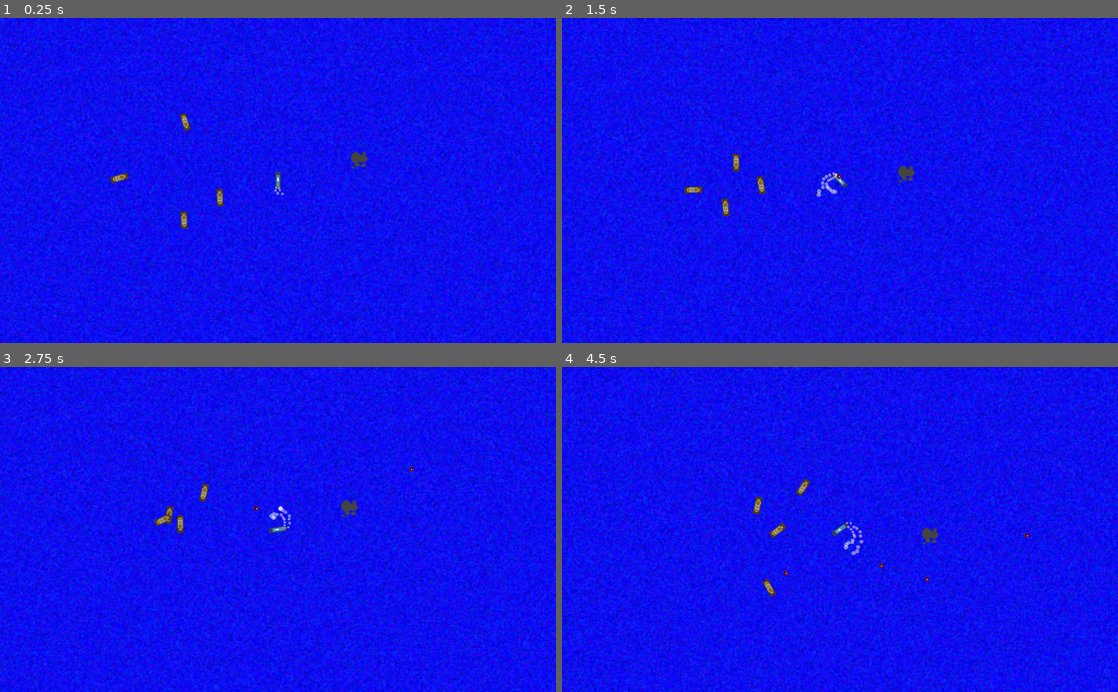
Above: before the commit, frames 1-4 (two rows, left to right).
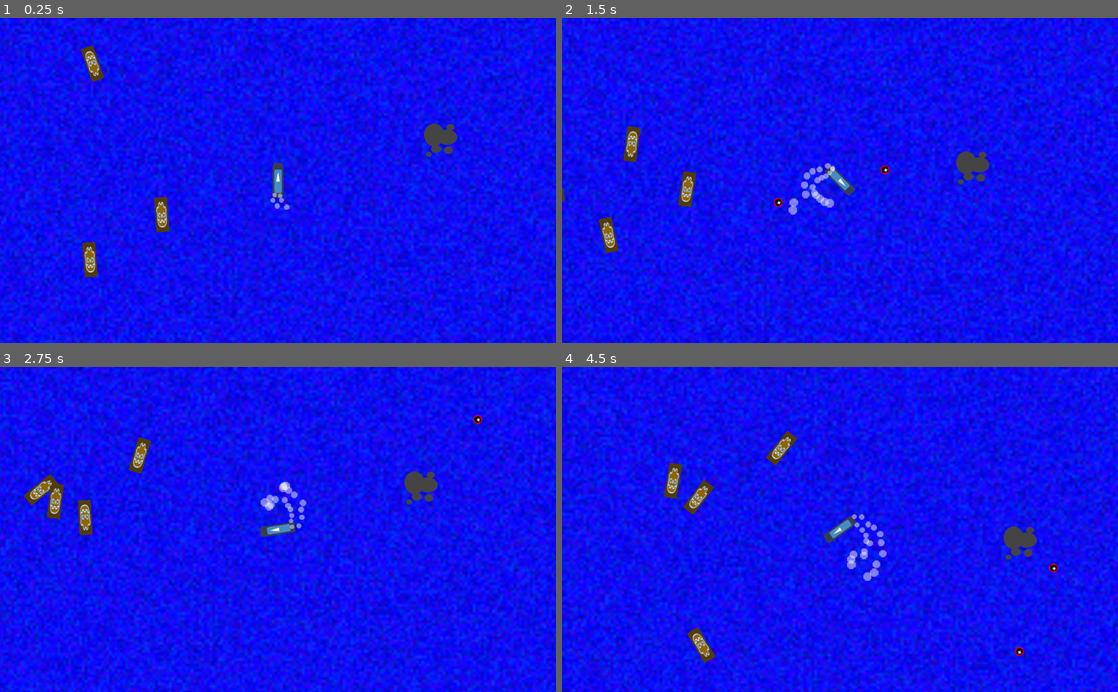
Above: after the commit, the same moments.

Repository: HedgeLizards/grappling
Game: Godot game, scene res://scenes/Main.tscn
Same seed, same stepped clock (60 frames per second), same inputs: the game is played once before the commit and once after it. The engine's default icon, where the game draws it, is replaced by a stand-in: a white triangle on a blue panel in a dark square.
Inputs:
- Up to frame 1 (0.25 s): no input
- Up to frame 2 (1.5 s): hold D (right) 0.53-1.28 s; tap H (hunt) at 0.6, 1.35 s; hold Down (backwards) from 1.28 s (still down)
- Up to frame 3 (2.75 s): release Down (backwards) at 2.03 s; hold D (right) from 2.03 s (still down); tap I (idle) at 2.1 s; tap H (hunt) at 2.3 s
- Up to frame 4 (4.5 s): tap H (hunt) at 2.85, 3.6 s; release D (right) at 3.53 s; hold A (left) from 3.53 s (still down); tap I (idle) at 4.35 s

The runs differ from the first frame. In frame 1, 36% of the frame differs, in the area x 0-100%, y 0-100%; in frame 2, 36%; in frame 3, 36%; in frame 4, 36%.

Commit message:
ramming ships

Diff:
--- a/scenes/Main.tscn
+++ b/scenes/Main.tscn
@@ -21,7 +21,6 @@
 
 [node name="Camera2D" type="Camera2D" parent="Player"]
 current = true
-zoom = Vector2( 2, 2 )
 
 [node name="CPUParticles2D" type="CPUParticles2D" parent="."]
 visible = false
--- a/scenes/Player.tscn
+++ b/scenes/Player.tscn
@@ -1,8 +1,9 @@
-[gd_scene load_steps=6 format=2]
+[gd_scene load_steps=8 format=2]
 
 [ext_resource path="res://scripts/Player.gd" type="Script" id=1]
 [ext_resource path="res://icon.png" type="Texture" id=2]
 [ext_resource path="res://assets/foam.png" type="Texture" id=3]
+[ext_resource path="res://scripts/Ram.gd" type="Script" id=4]
 
 [sub_resource type="RectangleShape2D" id=1]
 extents = Vector2( 8, 25 )
@@ -11,6 +12,9 @@
 min_value = 1.0
 max_value = 2.0
 _data = [ Vector2( 0.011745, 1 ), 0.0, 1.12186, 0, 0, Vector2( 0.964765, 1.98466 ), 1.28653, 0.0, 0, 0 ]
+
+[sub_resource type="RectangleShape2D" id=4]
+extents = Vector2( 7, 10 )
 
 [node name="Player" type="KinematicBody2D"]
 position = Vector2( 200, 300 )
@@ -45,6 +49,15 @@
 direction = Vector2( -1, 0 )
 spread = 20.0
 gravity = Vector2( 0, 0 )
-initial_velocity = 20.0
+initial_velocity = 30.0
 initial_velocity_random = 1.0
 scale_amount_curve = SubResource( 3 )
+
+[node name="Ram" type="Area2D" parent="."]
+script = ExtResource( 4 )
+
+[node name="CollisionShape2D" type="CollisionShape2D" parent="Ram"]
+position = Vector2( 0, -22 )
+shape = SubResource( 4 )
+
+[connection signal="body_entered" from="Ram" to="Ram" method="_on_Ram_body_entered"]
--- a/scenes/Ship.tscn
+++ b/scenes/Ship.tscn
@@ -6,7 +6,7 @@
 [sub_resource type="RectangleShape2D" id=1]
 
 [sub_resource type="ConvexPolygonShape2D" id=2]
-points = PoolVector2Array( -20, 0, 20, 0, 50, -200, -50, -200 )
+points = PoolVector2Array( -20, 0, 20, 0, 100, -100, 0, -300, -100, -100 )
 
 [node name="Ship" type="KinematicBody2D"]
 script = ExtResource( 2 )
--- /dev/null
+++ b/scripts/Ram.gd
@@ -0,0 +1,8 @@
+extends Area2D
+
+
+func _on_Ram_body_entered(body):
+	if body == get_parent():
+		return
+	if body.has_method("die"):
+		body.die()
--- a/scripts/Ship.gd
+++ b/scripts/Ship.gd
@@ -4,7 +4,7 @@
 var speed = 80;
 var drot = 0.3;
 var hunting = true;
-var hunt_rotation = 0.5
+var hunt_rotation = 0.7
 var hunt_aim = 0.1
 var shoot_range = 400
 var shoot_cooldown = 0
@@ -94,3 +94,6 @@
 			drot = turn_towards(player_dir, hunt_aim) * hunt_rotation
 	else:
 		drot = 0#rand_range(-0.3, 0.3)
+
+func die():
+	queue_free()
